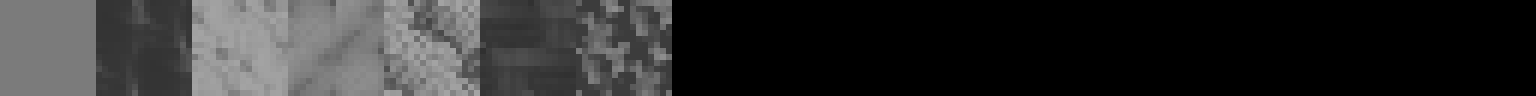
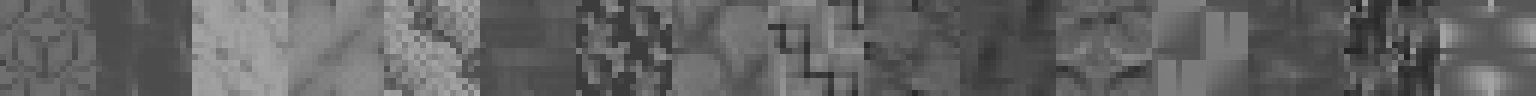
Before/after of a 1536 x 96 layered artwork. What changed in the layer stack:
painted on "misc" over [0, 0, 1536, 96]
